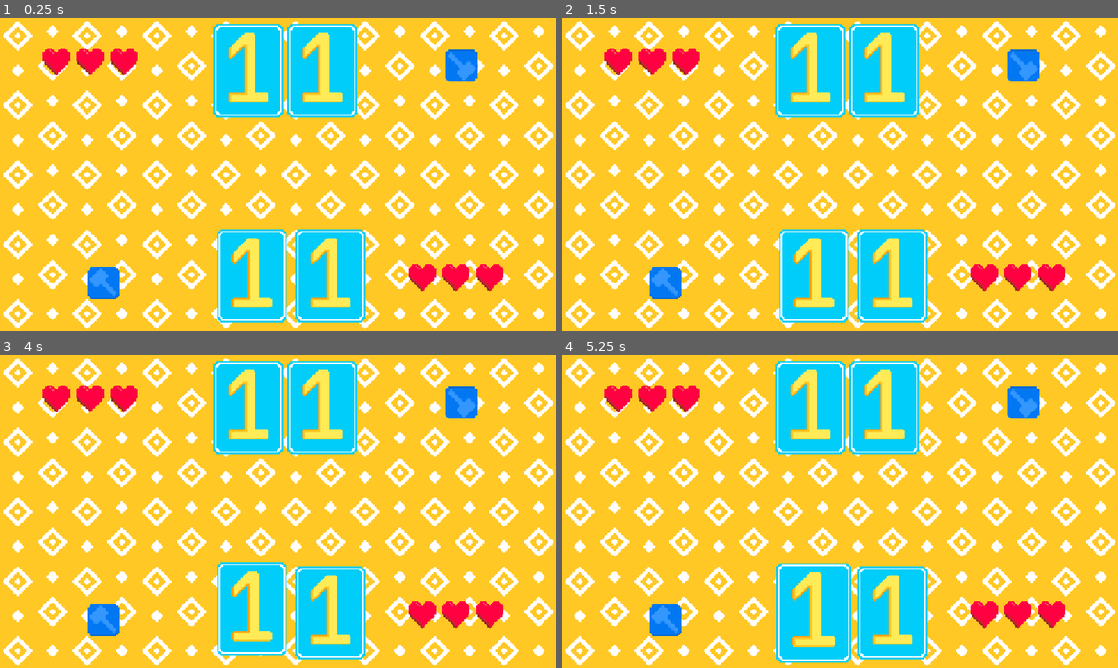
Above: before the commit, frames 1-4 (two rows, left to right).
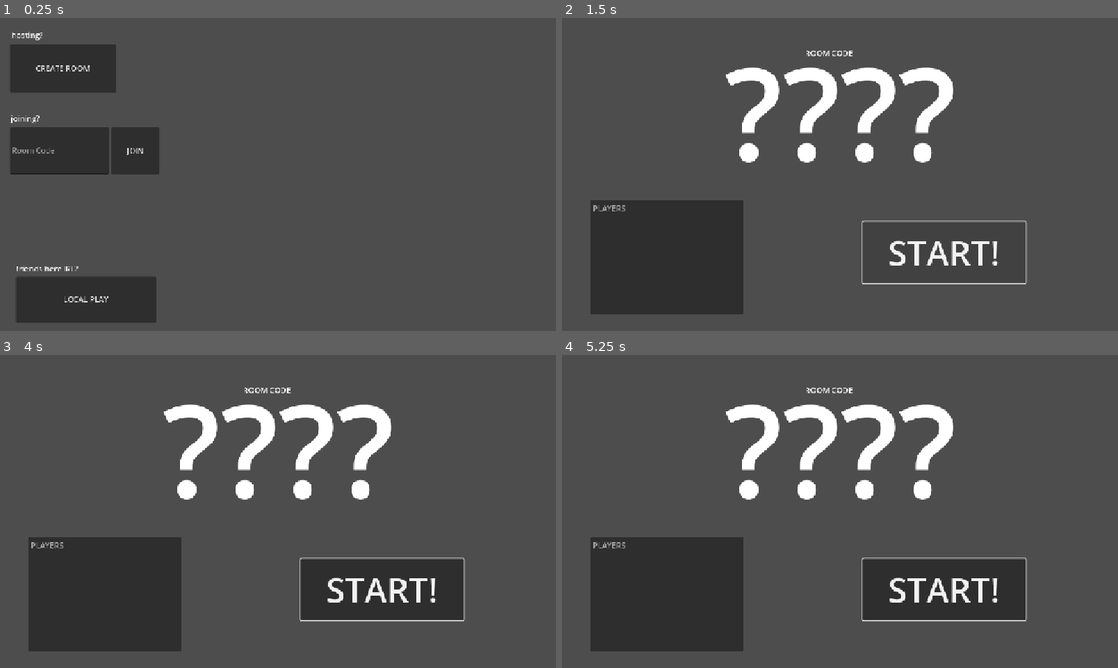
Above: after the commit, the same moments.

Repository: Hex-4/chop-chop-game-thing
Game: Godot game, scene res://main_menu.tscn
The game is run twice, just before and just after one commit, with the same random seed, the same clock (stepped at 60 frames per second) and the same inputs. Before the commit the project starts from res://dragging.tscn.
Inputs (mouse positions are in pixels of both pictures, inside the frame that each line leads up to):
- Up to frame 1 (0.25 s): no input
- Up to frame 2 (1.5 s): click (623, 68) at 0.5 s, where only the run after the commit has a clickable "CREATE ROOM"; click (945, 252) at 1.25 s, where only the run after the commit has a clickable "START!"
- Up to frame 3 (4 s): click (383, 589) at 2 s, where only the run after the commit has a clickable "START!"; click (383, 589) at 2.75 s, where only the run after the commit has a clickable "START!"; tap Enter at 3.5 s; drag from (250, 408) to (250, 611) at 3.52 s
- Up to frame 4 (5.25 s): drag from (884, 408) to (812, 611) at 4.27 s; click (812, 611) at 5.17 s

The runs differ from the first frame. In frame 1, 100% of the frame differs, in the area x 0-100%, y 0-100%; in frame 2, 100%; in frame 3, 100%; in frame 4, 100%.

Commit message:
add back singleplayer

Diff:
--- a/bottom_win.tscn
+++ b/bottom_win.tscn
@@ -6,28 +6,30 @@
 anchors_preset = 5
 anchor_left = 0.5
 anchor_right = 0.5
-offset_left = 194.0
+offset_left = -1.0
 offset_top = 495.0
-offset_right = 1026.0
+offset_right = 1147.0
 offset_bottom = 641.0
 grow_horizontal = 2
 size_flags_horizontal = 4
 size_flags_vertical = 4
 theme_override_font_sizes/normal_font_size = 100
 bbcode_enabled = true
-text = "[rainbow freq=0.1 sat=0.8 val=0.8][wave amp=150.0 freq=3.0 connected=1]BOTTOM WINS![/wave][/rainbow]"
+text = "[rainbow freq=0.1 sat=0.8 val=0.8][wave amp=150.0 freq=3.0 connected=1]YOU WIN![/wave][/rainbow]"
+horizontal_alignment = 1
 
 [node name="RichTextLabel2" type="RichTextLabel" parent="."]
 anchors_preset = 5
 anchor_left = 0.5
 anchor_right = 0.5
-offset_left = 289.0
+offset_left = 2.0
 offset_top = -6.0
-offset_right = 1041.0
+offset_right = 1151.0
 offset_bottom = 140.0
 grow_horizontal = 2
 size_flags_horizontal = 4
 size_flags_vertical = 4
 theme_override_font_sizes/normal_font_size = 100
 bbcode_enabled = true
-text = "[shake rate=25.0 level=8connected=1]top loses :([/shake]"
+text = "[shake rate=25.0 level=8connected=1]they lose :([/shake]"
+horizontal_alignment = 1
--- a/card.gd
+++ b/card.gd
@@ -58,12 +58,20 @@
 
 func _input(event):
 	if not manager.ended:
-		if (event is InputEventMouseMotion or event is InputEventMouseButton) and get_parent().name == "Bottom team":
+		if (event is InputEventMouseMotion or event is InputEventMouseButton) and ((manager.playing.name == "Bottom team") or not mp.multiplayer_mode):
 			var shape_global_rect = $CollisionShape2D.shape.get_rect()
 			shape_global_rect = Rect2(shape_global_rect.position + position, shape_global_rect.size)
 			if shape_global_rect.has_point(event.position):
 
 				if event is InputEventMouseButton and event.double_click and (get_parent() == manager.playing):
+					if not broken and mp.multiplayer_mode:
+						var r = {
+							"t": "ATK",
+							"code": mp.code,
+							"card": int(str(name)[-1]) - 1, # Get last character of name, turn that into an int and subtract 1 so it's zero based
+							"id": mp.player_id
+						}
+						mp.send(r)
 					attac()
 					print(self)
 				if event.button_mask == 1 and (get_parent() == manager.playing) and event is InputEventMouseMotion:
@@ -88,6 +96,16 @@
 							print(active_card)
 							if not active_card == self:
 								active_card.swap(self)
+								if active_card.team != team and mp.multiplayer_mode:
+									var r = {
+										"t": "SWAP",
+										"code": mp.code,
+										"to": int(str(name)[-1]) - 1, # Get last character of name, turn that into an int and subtract 1 so it's zero based
+										"from": int(str(active_card.name)[-1]) - 1, # You are very lucky that past you thought to comment this code.
+										"id": mp.player_id
+									}
+
+									mp.send(r)
 								var tween = get_tree().create_tween()
 								active = false
 								tween.tween_property(self, "scale", Vector2(1,1), 0.2).set_trans(Tween.TRANS_CUBIC).set_ease(Tween.EASE_OUT)
@@ -126,15 +144,16 @@
 		active = false
 		tween.tween_property(self, "scale", Vector2(1,1), 0.2).set_trans(Tween.TRANS_CUBIC).set_ease(Tween.EASE_OUT)
 	swap(first_card)
-	if first_card and first_card.team != team:
+	if first_card and first_card.team != team and mp.multiplayer_mode:
 		var r = {
 			"t": "SWAP",
+			"code": mp.code,
 			"from": int(str(name)[-1]) - 1, # Get last character of name, turn that into an int and subtract 1 so it's zero based
 			"to": int(str(first_card.name)[-1]) - 1, # You are very lucky that past you thought to comment this code.
-			"id": manager.player_id
+			"id": mp.player_id
 		}
 
-		manager.send(r)
+		mp.send(r)
 
 
 
@@ -210,6 +229,8 @@
 
 func attac():
 	if not broken:
+
+
 		if number == 7 or number == 9:
 			check_shield()
 			become_broken()
--- a/cardmanager.gd
+++ b/cardmanager.gd
@@ -6,7 +6,7 @@
 @export var playing: Node
 @export var server_url = "ws://localhost:8765"
 var ended = false
-var socket = WebSocketPeer.new()
+
 var player_id = null
 var players
 var top_cards
@@ -16,20 +16,12 @@
 # Called when the node enters the scene tree for the first time.
 func _ready():
 	playing = bottom_team
-	# Initiate connection to the given URL.
-	var err = socket.connect_to_url(server_url)
-	if err != OK:
-		print("Unable to connect")
-		set_process(false)
-	else:
-		# Wait for the socket to connect.
-		await get_tree().create_timer(2).timeout
 
-		# Send data.
-		var join_req = {
-			"t": "JOIN"
-		}
-		socket.send_text(JSON.stringify(join_req))
+	mp.manager = self
+
+	if mp.multiplayer_mode:
+		if not mp.player_id == mp.startx["first"]:
+			card_played()
 
 	bottom_cards = bottom_team.get_children().filter(remove_non_cards)
 	top_cards = top_team.get_children().filter(remove_non_cards)
@@ -37,50 +29,23 @@
 
 # Called every frame. 'delta' is the elapsed time since the previous frame.
 func _process(delta):
-	# Call this in _process or _physics_process. Data transfer and state updates
-	# will only happen when calling this function.
-	socket.poll()
-
-	# get_ready_state() tells you what state the socket is in.
-	var state = socket.get_ready_state()
-
-	# WebSocketPeer.STATE_OPEN means the socket is connected and ready
-	# to send and receive data.
-	if state == WebSocketPeer.STATE_OPEN:
-		while socket.get_available_packet_count():
-			var message = JSON.parse_string(socket.get_packet().get_string_from_utf8())
-			print(message)
-			match message["t"]:
-				"JOINX":
-					player_id = message["id"]
-					players = message["list"] # FIXME: Is not updated when players join
-					if not message["first"]:
-						print(player_id + " is not first")
-						card_played()
-					print("Joined game as " + player_id)
-				"SWAPX":
-					if message["id"] != player_id:
-						print(player_id + " Swapping!")
-						var from = top_cards[message["from"]]
-						print("From: " + str(from))
-						var to = bottom_cards[message["to"]]
-						print("To: " + str(to))
-						from.swap(to)
+	pass
 
 
-	# WebSocketPeer.STATE_CLOSING means the socket is closing.
-	# It is important to keep polling for a clean close.
-	elif state == WebSocketPeer.STATE_CLOSING:
-		pass
+func remote_swap(message):
+	print(mp.player_id + " Swapping!")
+	var from = top_cards[message["from"]]
+	print("From: " + str(from))
+	var to = bottom_cards[message["to"]]
+	print("To: " + str(to))
+	from.swap(to)
 
-	# WebSocketPeer.STATE_CLOSED means the connection has fully closed.
-	# It is now safe to stop polling.
-	elif state == WebSocketPeer.STATE_CLOSED:
-		# The code will be -1 if the disconnection was not properly notified by the remote peer.
-		var code = socket.get_close_code()
-		print("WebSocket closed with code: %d. Clean: %s" % [code, code != -1])
-		set_process(false) # Stop processing.
+func remote_attack(message):
+	top_cards[message["card"]].attac()
 
+func remote_combo(message):
+	$"Top team/TopForge".check_combo()
+	$"Top team/TopForge".resolve_combo()
 
 func remove_non_cards(o):
 	if o.is_in_group("card"):
@@ -105,7 +70,3 @@
 			var tween = get_tree().create_tween()
 			i.active = false
 			tween.tween_property(i, "scale", Vector2(1,1), 0.2).set_trans(Tween.TRANS_CUBIC).set_ease(Tween.EASE_OUT)
-
-
-func send(dict):
-	socket.send_text(JSON.stringify(dict))
--- a/dragging.tscn
+++ b/dragging.tscn
@@ -11,7 +11,7 @@
 
 [sub_resource type="AtlasTexture" id="AtlasTexture_mpi43"]
 atlas = ExtResource("5_oi6f4")
-region = Rect2(3, 75, 66, 66)
+region = Rect2(144, 72, 72, 72)
 
 [sub_resource type="AtlasTexture" id="AtlasTexture_l1pj8"]
 atlas = ExtResource("5_oi6f4")
@@ -59,11 +59,13 @@
 [node name="top 1" parent="Top team" node_paths=PackedStringArray("enemy_cards") instance=ExtResource("2_vdxtg")]
 position = Vector2(514, 108)
 team = 1
+number = 8
 enemy_cards = [NodePath("../../Bottom team/bottom 1"), NodePath("../../Bottom team/bottom 2")]
 
 [node name="top 2" parent="Top team" node_paths=PackedStringArray("enemy_cards") instance=ExtResource("2_vdxtg")]
 position = Vector2(667, 108)
 team = 1
+number = 8
 enemy_cards = [NodePath("../../Bottom team/bottom 1"), NodePath("../../Bottom team/bottom 2")]
 
 [node name="TopForge" type="TextureButton" parent="Top team" node_paths=PackedStringArray("team_node", "hearts", "ehearts")]
@@ -115,10 +117,12 @@
 
 [node name="bottom 1" parent="Bottom team" node_paths=PackedStringArray("enemy_cards") instance=ExtResource("2_vdxtg")]
 position = Vector2(521, 533)
+number = 8
 enemy_cards = [NodePath("../../Top team/top 1"), NodePath("../../Top team/top 2")]
 
 [node name="bottom 2" parent="Bottom team" node_paths=PackedStringArray("enemy_cards") instance=ExtResource("2_vdxtg")]
 position = Vector2(684, 533)
+number = 8
 enemy_cards = [NodePath("../../Top team/top 1"), NodePath("../../Top team/top 2")]
 
 [node name="Background" type="Area2D" parent="."]
--- a/forge.gd
+++ b/forge.gd
@@ -26,6 +26,8 @@
 		enemy_node = $"../../Top team"
 	cards = team_node.get_children().filter(remove_non_cards)
 	check_combo()
+	if get_parent().name == "Top team":
+		disabled = true
 
 
 # Called every frame. 'delta' is the elapsed time since the previous frame.
@@ -39,6 +41,16 @@
 		return false
 
 func _on_pressed() -> void:
+	if mp.multiplayer_mode:
+		var r = {
+			"t": "COMBO",
+			"code": mp.code,
+			"id": mp.player_id
+		}
+		mp.send(r)
+	resolve_combo()
+
+func resolve_combo():
 	if get_parent() == manager.playing:
 		print("hi")
 		var n = team_node
--- /dev/null
+++ b/gotoscene.gd
@@ -0,0 +1,9 @@
+extends Button
+
+@export var scene: PackedScene
+
+func _ready() -> void:
+	connect("pressed", switch)
+
+func switch():
+	get_tree().change_scene_to_packed(scene)
--- /dev/null
+++ b/host.gd
@@ -0,0 +1,24 @@
+extends Node2D
+
+func _ready() -> void:
+	mp.host = self
+
+	mp.send({
+		"t": "NEWROOM"
+	})
+
+func got_room(m):
+	if m["code"]:
+		mp.code = m["code"]
+		$"Code".text = m["code"]
+		$"PlayerList".add_item(m["id"], null, false)
+		mp.player_id = m["id"]
+
+func new_player(m):
+	$"PlayerList".add_item(m["id"], null, false)
+
+func _on_button_pressed() -> void:
+	mp.send({
+		"t": "START",
+		"code": mp.code
+	})
--- /dev/null
+++ b/host.tscn
@@ -0,0 +1,43 @@
+[gd_scene load_steps=2 format=3 uid="uid://cxsbhur4f0iw"]
+
+[ext_resource type="Script" uid="uid://c1ky3m7vkj5aa" path="res://host.gd" id="1_0wu4t"]
+
+[node name="Host" type="Node2D"]
+script = ExtResource("1_0wu4t")
+
+[node name="Label" type="Label" parent="."]
+offset_left = 503.0
+offset_top = 61.0
+offset_right = 601.0
+offset_bottom = 84.0
+size_flags_horizontal = 4
+text = "ROOM CODE"
+
+[node name="Code" type="Label" parent="."]
+offset_left = -2.0
+offset_top = 10.0
+offset_right = 1155.0
+offset_bottom = 372.0
+theme_override_font_sizes/font_size = 265
+text = "????"
+horizontal_alignment = 1
+
+[node name="PlayerList" type="ItemList" parent="."]
+offset_left = 57.0
+offset_top = 376.0
+offset_right = 375.0
+offset_bottom = 613.0
+allow_search = false
+item_count = 1
+item_0/text = "PLAYERS"
+item_0/selectable = false
+
+[node name="Button" type="Button" parent="."]
+offset_left = 622.0
+offset_top = 421.0
+offset_right = 960.0
+offset_bottom = 549.0
+theme_override_font_sizes/font_size = 71
+text = "START!"
+
+[connection signal="pressed" from="Button" to="." method="_on_button_pressed"]
--- /dev/null
+++ b/local_play_button.gd
@@ -0,0 +1,6 @@
+extends Button
+
+
+func _on_pressed() -> void:
+	mp.multiplayer_mode = false
+	get_tree().change_scene_to_file("res://dragging.tscn")
--- /dev/null
+++ b/main_menu.tscn
@@ -0,0 +1,73 @@
+[gd_scene load_steps=5 format=3 uid="uid://bo5j06baub1vs"]
+
+[ext_resource type="Script" uid="uid://tjhsqi18fry" path="res://gotoscene.gd" id="1_06t4h"]
+[ext_resource type="Script" uid="uid://jj5aoynikg3k" path="res://local_play_button.gd" id="1_jix8l"]
+[ext_resource type="Script" uid="uid://cjmm5vtt2ie18" path="res://roomcode_box.gd" id="2_7vrkn"]
+[ext_resource type="PackedScene" uid="uid://cxsbhur4f0iw" path="res://host.tscn" id="2_fu7sn"]
+
+[node name="Node2D" type="Node2D"]
+
+[node name="Label" type="Label" parent="."]
+offset_left = 23.0
+offset_top = 23.0
+offset_right = 113.0
+offset_bottom = 53.0
+text = "hosting?"
+
+[node name="Label2" type="Label" parent="."]
+offset_left = 21.0
+offset_top = 196.0
+offset_right = 111.0
+offset_bottom = 226.0
+text = "joining?"
+
+[node name="Label3" type="Label" parent="."]
+offset_left = 32.0
+offset_top = 507.0
+offset_right = 162.0
+offset_bottom = 537.0
+text = "friends here IRL?"
+
+[node name="Button2" type="Button" parent="."]
+offset_left = 32.0
+offset_top = 535.0
+offset_right = 323.0
+offset_bottom = 630.0
+text = "LOCAL PLAY"
+script = ExtResource("1_jix8l")
+
+[node name="Button" type="Button" parent="."]
+offset_left = 20.0
+offset_top = 54.0
+offset_right = 240.0
+offset_bottom = 154.0
+text = "CREATE ROOM"
+script = ExtResource("1_06t4h")
+scene = ExtResource("2_fu7sn")
+
+[node name="HBoxContainer" type="HBoxContainer" parent="."]
+offset_left = 20.0
+offset_top = 226.0
+offset_right = 330.0
+offset_bottom = 323.0
+alignment = 1
+script = ExtResource("2_7vrkn")
+metadata/_edit_group_ = true
+
+[node name="LineEdit" type="LineEdit" parent="HBoxContainer"]
+custom_minimum_size = Vector2(100, 0)
+layout_mode = 2
+size_flags_horizontal = 3
+placeholder_text = "Room Code"
+max_length = 5
+emoji_menu_enabled = false
+
+[node name="Button" type="Button" parent="HBoxContainer"]
+custom_minimum_size = Vector2(100, 0)
+layout_mode = 2
+size_flags_horizontal = 8
+size_flags_stretch_ratio = 0.0
+text = "JOIN"
+
+[connection signal="pressed" from="Button2" to="Button2" method="_on_pressed"]
+[connection signal="pressed" from="HBoxContainer/Button" to="HBoxContainer" method="_on_button_pressed"]
--- /dev/null
+++ b/mp-interface.gd
@@ -0,0 +1,90 @@
+extends Node
+@export var server_url = "wss://relay.hex4.hackclub.app:443" # Hack Club Nest
+var socket = WebSocketPeer.new()
+var manager: Node
+var host: Node
+var waiter: Node
+var joinx: Dictionary
+var startx: Dictionary
+var code
+var player_id
+var multiplayer_mode: bool
+
+func _ready():
+	# Initiate connection to the given URL.
+	var err = socket.connect_to_url(server_url)
+	if err != OK:
+		print("Unable to connect")
+		set_process(false)
+	else:
+		# Wait for the socket to connect.
+		await get_tree().create_timer(2).timeout
+
+
+func _process(delta: float) -> void:
+	socket.poll()
+
+	# get_ready_state() tells you what state the socket is in.
+	var state = socket.get_ready_state()
+
+	# WebSocketPeer.STATE_OPEN means the socket is connected and ready
+	# to send and receive data.
+	if state == WebSocketPeer.STATE_OPEN:
+		while socket.get_available_packet_count():
+			var message = JSON.parse_string(socket.get_packet().get_string_from_utf8())
+			print(message)
+			match message["t"]:
+				"JOINX":
+					get_tree().change_scene_to_file("res://waiting.tscn")
+
+					joinx = message
+
+					player_id = message["id"]
+
+
+
+					#if manager:
+						#manager.player_id = message["id"]
+						#manager.players = message["list"] # FIXME: Is not updated when players join
+						#if not message["first"]:
+							#manager.card_played()
+						#print("Joined game as " + manager.player_id)
+				"HJOINX":
+					if host:
+						host.new_player(message)
+					if waiter:
+						waiter.refresh(message)
+				"SWAPX":
+					if message["id"] != player_id:
+						manager.remote_swap(message)
+				"ATKX":
+					if (message["id"] != player_id) and manager:
+						manager.remote_attack(message)
+				"COMBOX":
+					if (message["id"] != player_id) and manager:
+						manager.remote_combo(message)
+				"NEWROOMX":
+					if host:
+						host.got_room(message)
+				"STARTX":
+					get_tree().change_scene_to_file("res://dragging.tscn")
+					multiplayer_mode = true
+					startx = message
+
+
+	# WebSocketPeer.STATE_CLOSING means the socket is closing.
+	# It is important to keep polling for a clean close.
+	elif state == WebSocketPeer.STATE_CLOSING:
+		pass
+
+	# WebSocketPeer.STATE_CLOSED means the connection has fully closed.
+	# It is now safe to stop polling.
+	elif state == WebSocketPeer.STATE_CLOSED:
+		# The code will be -1 if the disconnection was not properly notified by the remote peer.
+		var code = socket.get_close_code()
+		print("WebSocket closed with code: %d. Clean: %s" % [code, code != -1])
+		set_process(false) # Stop processing.
+
+func send(dict):
+	print("sending:\n"+JSON.stringify(dict))
+	socket.send_text(JSON.stringify(dict))
--- a/project.godot
+++ b/project.godot
@@ -11,9 +11,13 @@
 [application]
 
 config/name="chop chop game thing"
-run/main_scene="res://dragging.tscn"
+run/main_scene="uid://bo5j06baub1vs"
 config/features=PackedStringArray("4.4", "GL Compatibility")
 config/icon="res://icon.svg"
+
+[autoload]
+
+mp="*res://mp-interface.gd"
 
 [display]
 
--- /dev/null
+++ b/roomcode_box.gd
@@ -0,0 +1,9 @@
+extends HBoxContainer
+
+func _on_button_pressed() -> void:
+	mp.code = $"LineEdit".text
+
+	mp.send({
+		"t": "JOIN",
+		"code": $"LineEdit".text
+	})
--- a/top_win.tscn
+++ b/top_win.tscn
@@ -6,28 +6,30 @@
 anchors_preset = 5
 anchor_left = 0.5
 anchor_right = 0.5
-offset_left = 311.0
+offset_left = -1.0
 offset_top = 3.0
-offset_right = 887.0
+offset_right = 1153.0
 offset_bottom = 149.0
 grow_horizontal = 2
 size_flags_horizontal = 4
 size_flags_vertical = 4
 theme_override_font_sizes/normal_font_size = 100
 bbcode_enabled = true
-text = "[rainbow freq=0.1 sat=0.8 val=0.8][wave amp=150.0 freq=3.0 connected=1]TOP WINS![/wave][/rainbow]"
+text = "[rainbow freq=0.1 sat=0.8 val=0.8][wave amp=150.0 freq=3.0 connected=1]THEY WIN![/wave][/rainbow]"
+horizontal_alignment = 1
 
 [node name="RichTextLabel2" type="RichTextLabel" parent="."]
 anchors_preset = 5
 anchor_left = 0.5
 anchor_right = 0.5
-offset_left = 232.0
+offset_left = 2.0
 offset_top = 483.0
-offset_right = 984.0
+offset_right = 1156.0
 offset_bottom = 629.0
 grow_horizontal = 2
 size_flags_horizontal = 4
 size_flags_vertical = 4
 theme_override_font_sizes/normal_font_size = 100
 bbcode_enabled = true
-text = "[shake rate=25.0 level=8connected=1]bottom loses :([/shake]"
+text = "[shake rate=25.0 level=8connected=1]you lose :([/shake]"
+horizontal_alignment = 1
--- /dev/null
+++ b/waiting.gd
@@ -0,0 +1,12 @@
+extends Node2D
+
+
+func _ready() -> void:
+	mp.waiter = self
+	refresh(mp.joinx)
+
+func refresh(m):
+	print("UPDATING!!!!")
+	$PlayerList.clear()
+	for p in m["list"]:
+		$PlayerList.add_item(p)
--- /dev/null
+++ b/waiting.tscn
@@ -0,0 +1,23 @@
+[gd_scene load_steps=2 format=3 uid="uid://c5a8a45mjhqkc"]
+
+[ext_resource type="Script" uid="uid://brjlbswhirvgx" path="res://waiting.gd" id="1_kbta0"]
+
+[node name="waiting" type="Node2D"]
+script = ExtResource("1_kbta0")
+
+[node name="PlayerList" type="ItemList" parent="."]
+offset_left = 33.0
+offset_top = 33.0
+offset_right = 511.0
+offset_bottom = 615.0
+allow_search = false
+item_count = 1
+item_0/text = "PLAYERS"
+item_0/selectable = false
+
+[node name="Label" type="Label" parent="."]
+offset_left = 761.0
+offset_top = 298.0
+offset_right = 896.0
+offset_bottom = 321.0
+text = "waiting for host..."
Not shown, changed: export_presets.cfg
Not shown, added: gotoscene.gd.uid
Not shown, added: host.gd.uid
Not shown, added: local_play_button.gd.uid
Not shown, added: mp-interface.gd.uid
Not shown, added: roomcode_box.gd.uid
Not shown, added: waiting.gd.uid
